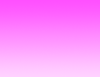
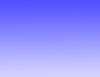
Layer changes from the first 100×77 image to the second:
showed "レイヤー 2 のコピー", painted on it over left=0, top=0, right=100, bottom=77
showed "レイヤー 5 のコピー" over left=0, top=0, right=100, bottom=77
showed "レイヤー 2" over left=0, top=0, right=100, bottom=77
